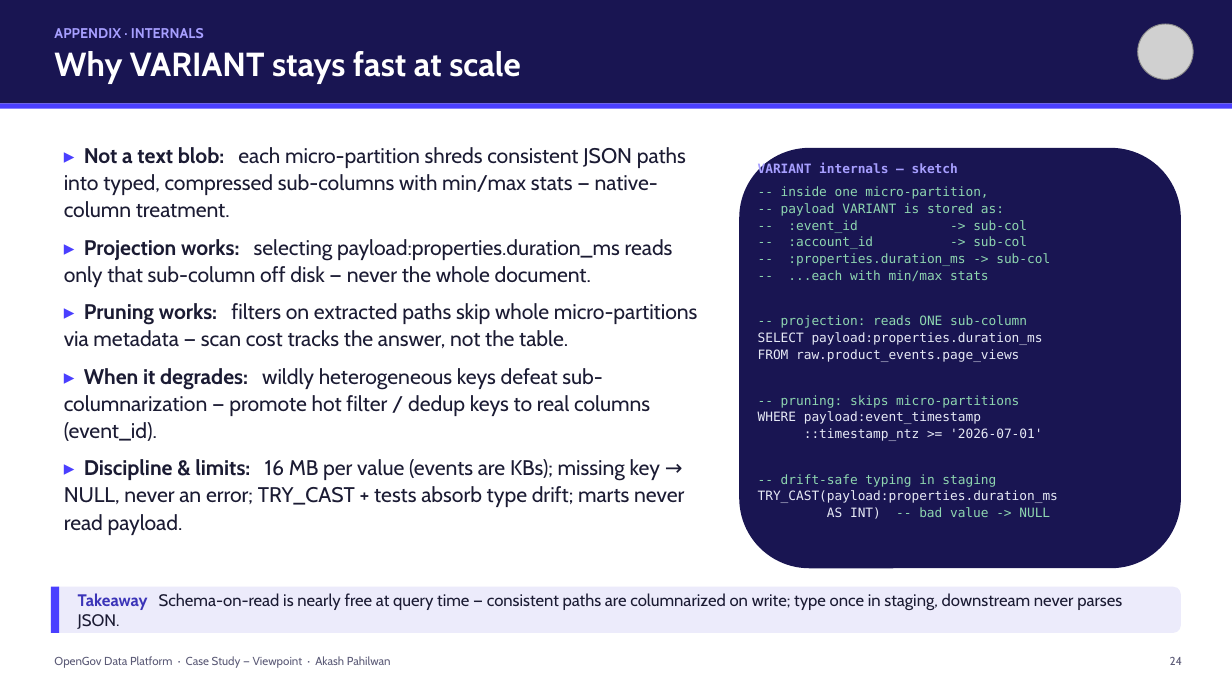
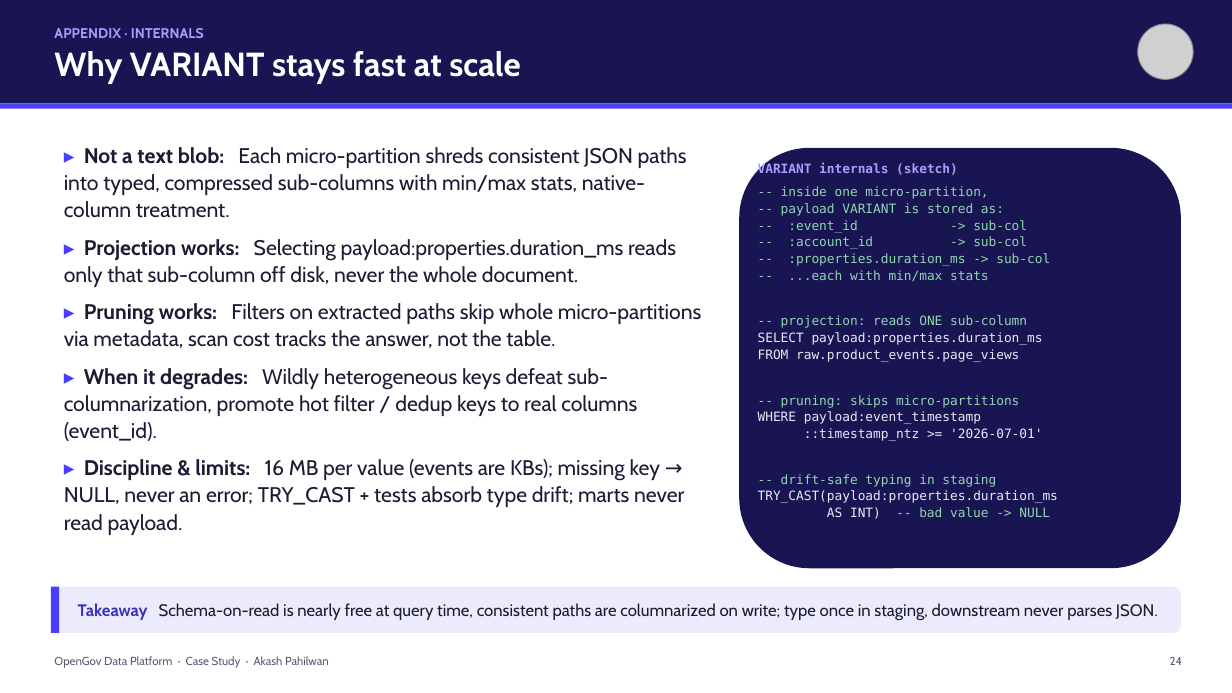
Before and after one commit to akashpahilwan/OpenGovPOC, a slide deck: slide 26 of presentation/OpenGov_Data_Platform_CaseStudy.pptx. Drawn at 1232x693 pixels with LibreOffice and Linux fonts; fonts in the diff are those of the drawing; grey boxes stand for pictures. Boxes give left, top, right and bottom in pixels: in the first picture for what was removed or moved away, otherwise in the second. Text is boxed around its words. In the diff, an @@ line names an element or a change of style, - is before the commit and + after.

```diff
--- a/presentation/OpenGov_Data_Platform_CaseStudy.pptx
+++ b/presentation/OpenGov_Data_Platform_CaseStudy.pptx
@@ text at box(64, 147, 702, 441): text changed @@
-▸ Not a text blob: each micro-partition shreds consistent JSON paths into typed, compressed sub-columns with min/max stats — native-column treatment.
-▸ Projection works: selecting payload:properties.duration_ms reads only that sub-column off disk — never the whole document.
-▸ Pruning works: filters on extracted paths skip whole micro-partitions via metadata — scan cost tracks the answer, not the table.
-▸ When it degrades: wildly heterogeneous keys defeat sub-columnarization — promote hot filter / dedup keys to real columns (event_id).
+▸ Not a text blob: Each micro-partition shreds consistent JSON paths into typed, compressed sub-columns with min/max stats, native-column treatment.
+▸ Projection works: Selecting payload:properties.duration_ms reads only that sub-column off disk, never the whole document.
+▸ Pruning works: Filters on extracted paths skip whole micro-partitions via metadata, scan cost tracks the answer, not the table.
+▸ When it degrades: Wildly heterogeneous keys defeat sub-columnarization, promote hot filter / dedup keys to real columns (event_id).
@@ text at box(758, 163, 958, 175): text changed @@
-VARIANT internals — sketch
+VARIANT internals (sketch)
@@ text at box(78, 603, 1158, 620): text changed @@
-Takeaway Schema-on-read is nearly free at query time — consistent paths are columnarized on write; type once in staging, downstream never parses JSON.
+Takeaway Schema-on-read is nearly free at query time, consistent paths are columnarized on write; type once in staging, downstream never parses JSON.
@@ text at box(54, 656, 329, 668): text changed @@
-OpenGov Data Platform · Case Study — Viewpoint · Akash Pahilwan
+OpenGov Data Platform · Case Study · Akash Pahilwan
```
Also in this commit, not shown: 27 other slides changed, 1 other file.
